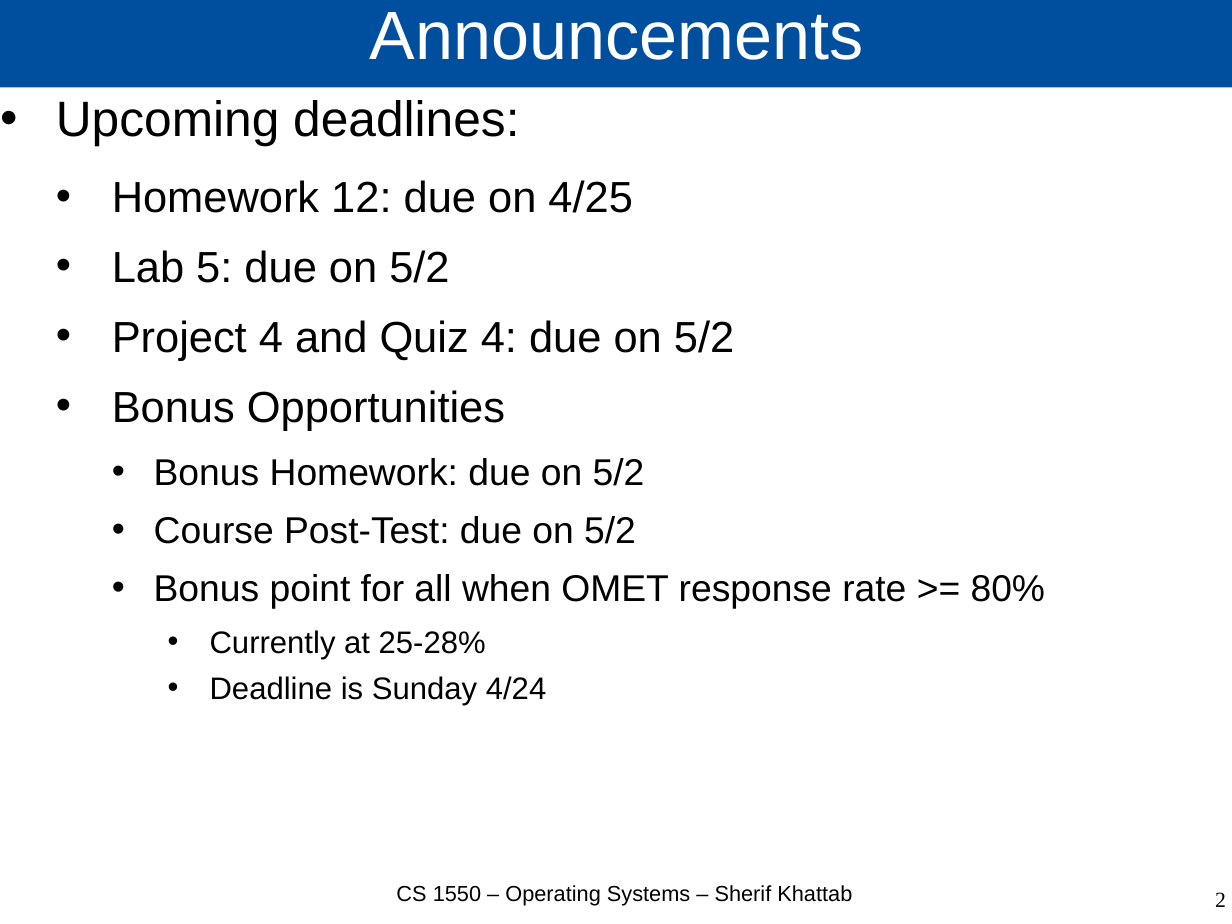
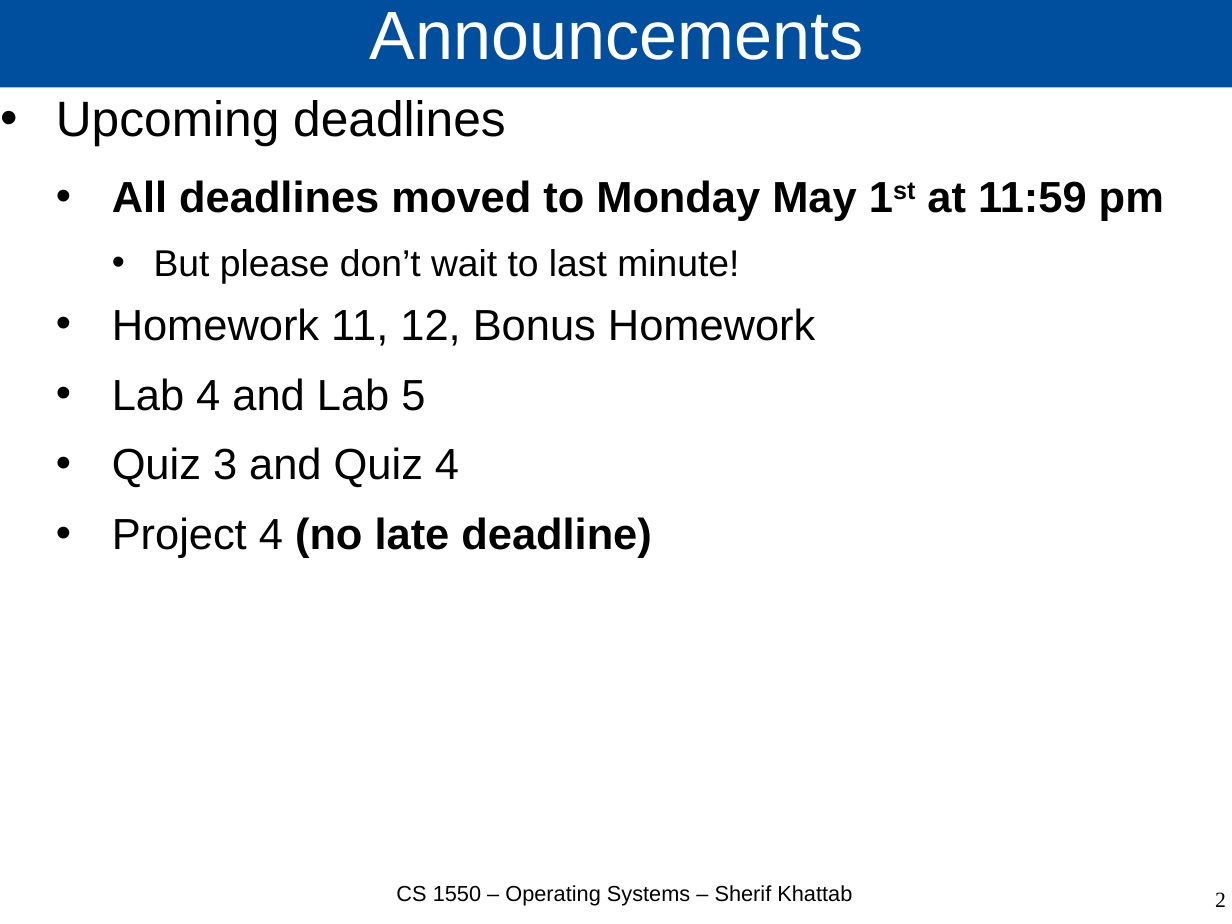
Before and after one commit to cs1550-2244/cs1550-code-handouts, a slide deck: slide 2 of DraftSlides/Lecture25.pptx. Drawn at 1232x924 pixels with LibreOffice and Linux fonts; fonts in the diff are those of the drawing. Boxes give left, top, right and bottom in pixels: in the first picture for what was removed or moved away, otherwise in the second. Text is boxed around its words. In the diff, an @@ line names an element or a change of style, - is before the commit and + after.

Commit message:
Lecture 25

```diff
--- a/DraftSlides/Lecture25.pptx
+++ b/DraftSlides/Lecture25.pptx
@@ text at box(56, 100, 1164, 558): text changed; size 24 to 28 pt @@
-• Upcoming deadlines:
-  • Homework 12: due on 4/25
-  • Lab 5: due on 5/2
-  • Project 4 and Quiz 4: due on 5/2
-  • Bonus Opportunities
-    • Bonus Homework: due on 5/2
-    • Course Post-Test: due on 5/2
-    • Bonus point for all when OMET response rate >= 80%
-      • Currently at 25-28%
-      • Deadline is Sunday 4/24
+• Upcoming deadlines
+  • All deadlines moved to Monday May 1st at 11:59 pm
+    • But please don’t wait to last minute!
+  • Homework 11, 12, Bonus Homework
+  • Lab 4 and Lab 5
+  • Quiz 3 and Quiz 4
+  • Project 4 (no late deadline)
```
Also in this commit, not shown: 10 other slides changed, 24 slides added, 3 other files.
